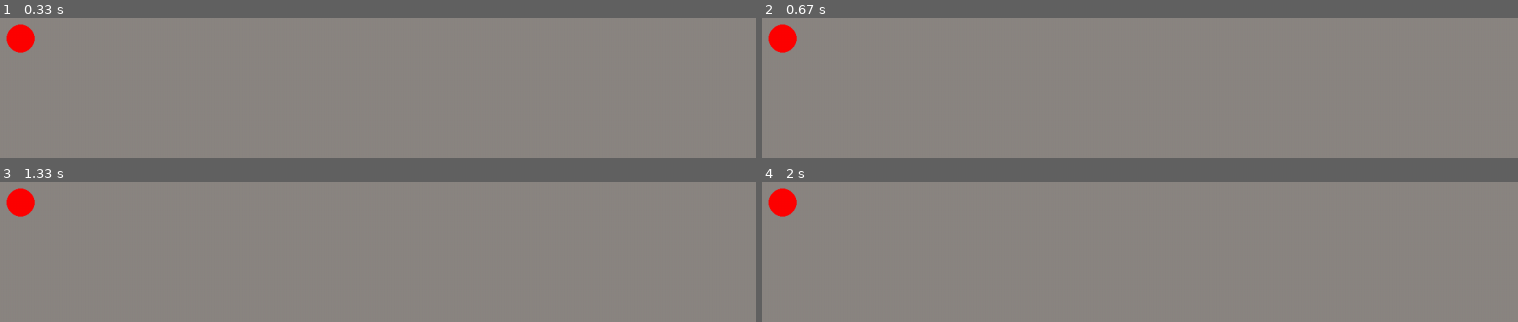
Above: before the commit, frames 1-4 (two rows, left to right).
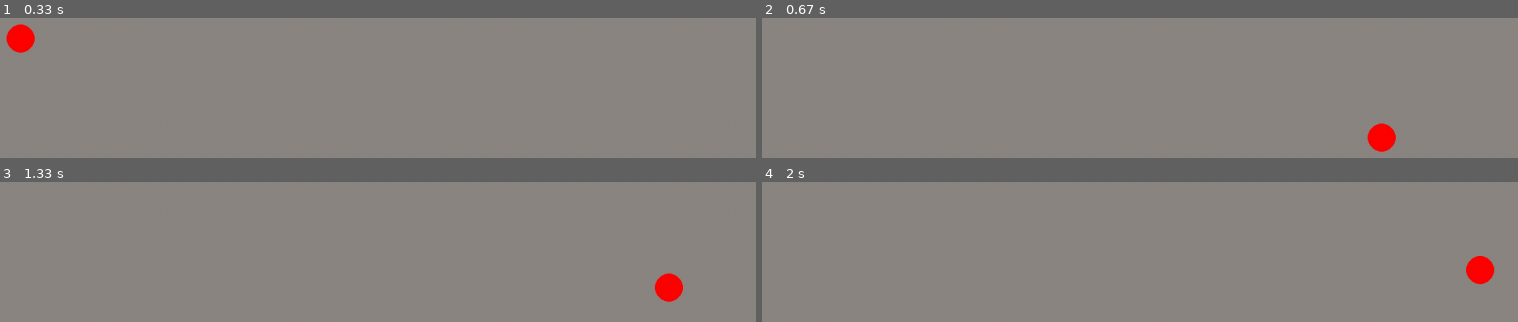
Above: after the commit, the same moments.

Repository: fjnn/pygame-tutorial
Game: pygame game, started from canvas.py
Same seed, same stepped clock (60 frames per second), same inputs: the game is played once before the commit and once after it.
Inputs (mouse positions are in pixels of both pictures, inside the frame that each line leads up to):
- Up to frame 1 (0.33 s): no input
- Up to frame 2 (0.67 s): press the mouse at (outside the picture) at 0.37 s; move the mouse to (1215, 155) at 0.47 s; release the mouse at (1381, 137) at 0.6 s
- Up to frame 3 (1.33 s): hold D 0.67-1.13 s; move the mouse to (outside the picture) at 0.7 s; hold W from 1.17 s (still down)
- Up to frame 4 (2 s): release W at 1.47 s; hold D 1.5-1.97 s

Frame 1 is identical in both runs. In frame 2, 1.2% of the frame differs, in the area x 0-84%, y 4-96%; in frame 3, 1.2%; in frame 4, 1.2%.

Commit message:
mouse click

Diff:
--- a/canvas.py
+++ b/canvas.py
@@ -21,6 +21,10 @@
     for event in pygame.event.get():
         if event.type == pygame.QUIT:
             running = False
+        if event.type == pygame.MOUSEBUTTONUP:
+            mouse_clicked_pos = pygame.mouse.get_pos()
+            character1.x = mouse_clicked_pos[0]
+            character1.y = mouse_clicked_pos[1]
 
     # fill the screen with a color to wipe away anything from last frame
     screen.fill("seashell4")
--- a/character.py
+++ b/character.py
@@ -10,3 +10,16 @@
 
     def update(self):
         pygame.draw.circle(self.screen, self.color, (self.x, self.y), self.size)
+
+        # grab keyboard input for left and right through a and d
+        keys = pygame.key.get_pressed()
+        if keys[pygame.K_a]:
+            self.x -= 5
+        elif keys[pygame.K_d]:
+            self.x += 5
+        elif keys[pygame.K_w]:
+            self.y -= 5
+        elif keys[pygame.K_s]:
+            self.y += 5
+        else:
+            pass
